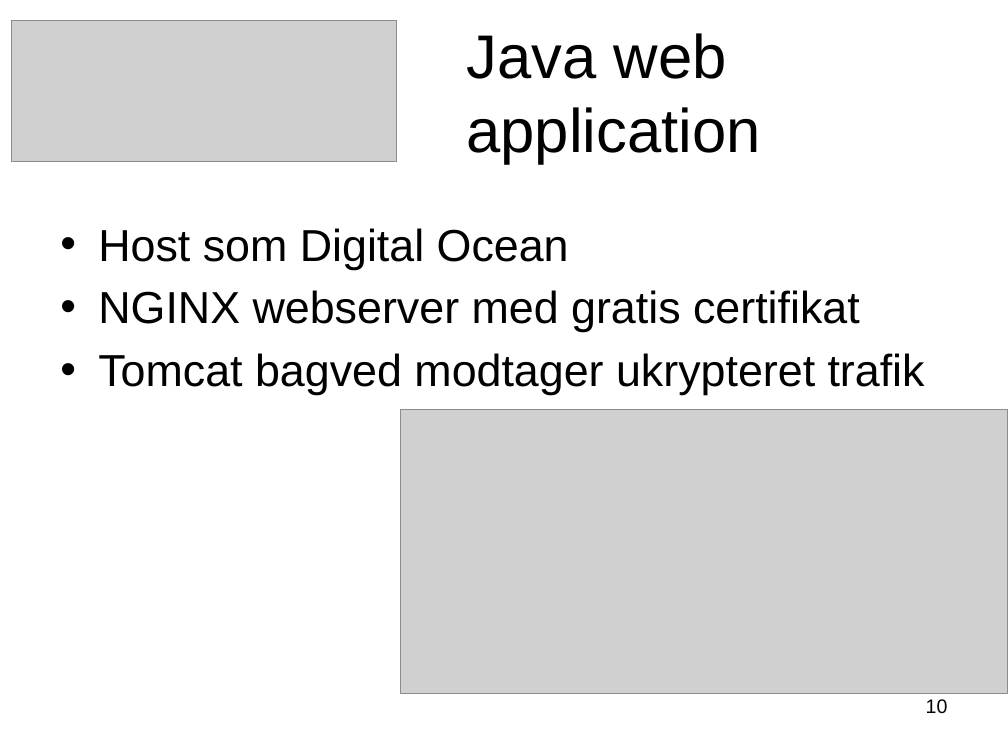
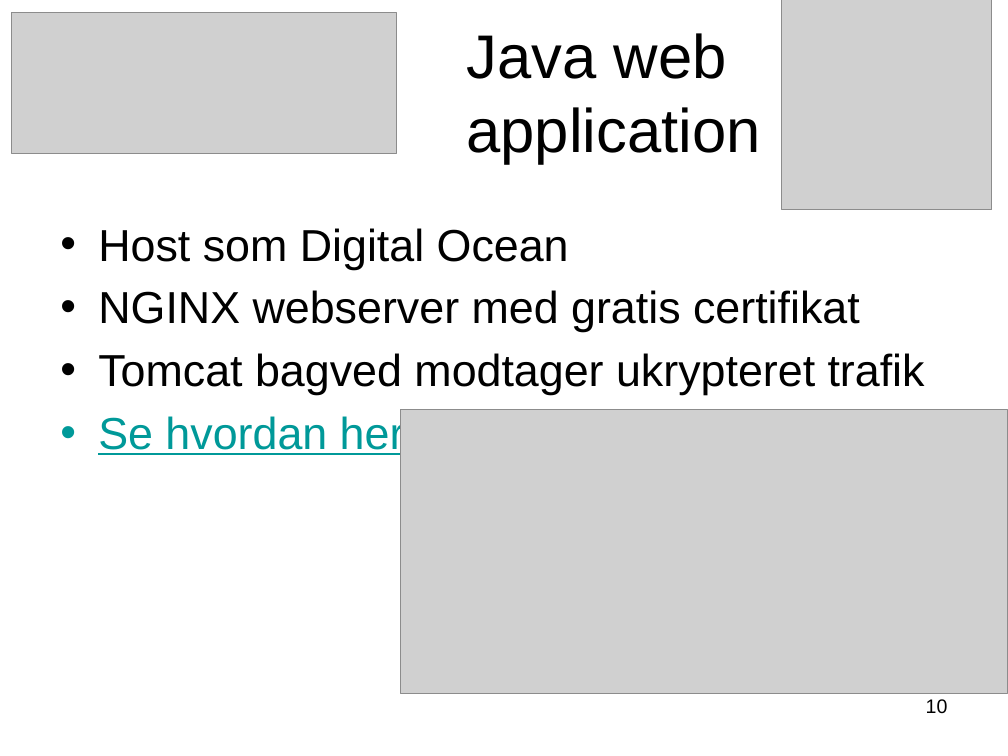
Before and after one commit to CphBusAUwpss/w6-security, a slide deck: slide 10 of Security.pptx. Drawn at 1008x756 pixels with LibreOffice and Linux fonts; fonts in the diff are those of the drawing; grey boxes stand for pictures; background and template pictures are left out. Boxes give left, top, right and bottom in pixels: in the first picture for what was removed or moved away, otherwise in the second. Text is boxed around its words. In the diff, an @@ line names an element or a change of style, - is before the commit and + after.

```diff
--- a/Security.pptx
+++ b/Security.pptx
@@ picture: place and size @@
-picture at box(12, 21, 397, 162)
+picture at box(12, 13, 397, 154)
@@ picture added at box(782, 0, 992, 210) @@
@@ text at box(98, 414, 405, 458): paragraph added @@
+• Se hvordan her
```
Also in this commit, not shown: 2 other slides changed, 3 other files.
